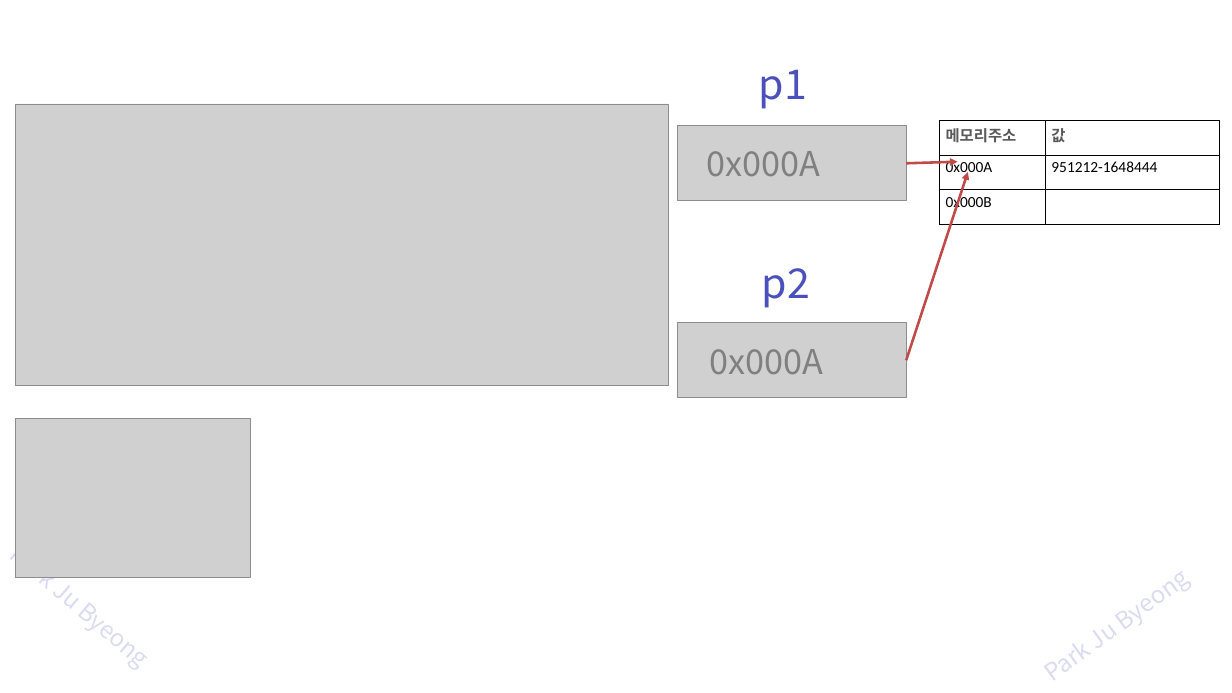
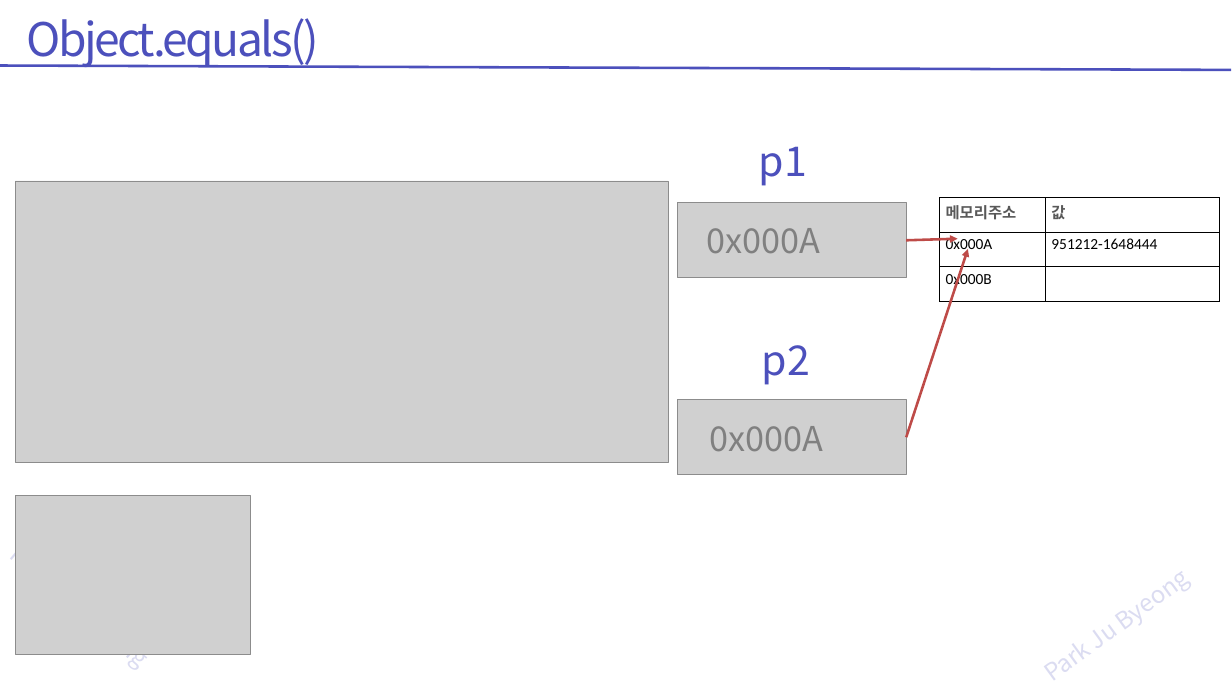
Before and after one commit to zest132/JavaLecture, a slide deck: slide 7 of JavaLecture/LectureFile/java 13강 기본클래스 및 제네릭 .pptx. Drawn at 1232x693 pixels with LibreOffice and Linux fonts; fonts in the diff are those of the drawing; grey boxes stand for pictures. Boxes give left, top, right and bottom in pixels: in the first picture for what was removed or moved away, otherwise in the second. Text is boxed around its words. In the diff, an @@ line names an element or a change of style, - is before the commit and + after.

```diff
--- a/JavaLecture/LectureFile/java 13강 기본클래스 및 제네릭 .pptx
+++ b/JavaLecture/LectureFile/java 13강 기본클래스 및 제네릭 .pptx
@@ text added at [27,18,319,68], 54 pt, text #4C50BC @@
+Object.equals()
@@ line added from (1231, 70) to (0, 65), #4C50BC 3 pt @@
@@ arrow moved from (906, 163) - (958, 161) to (906, 240) - (958, 239) @@
@@ 4 pictures, 4 texts, 1 table, 1 arrow: place and size @@
-4 pictures, 4 texts, 1 table, 1 arrow at [15,69,1220,577]
+4 pictures, 4 texts, 1 table, 1 arrow at [15,146,1220,654]
```
Also in this commit, not shown: 10 other slides changed, 4 slides added, 3 slides removed.
